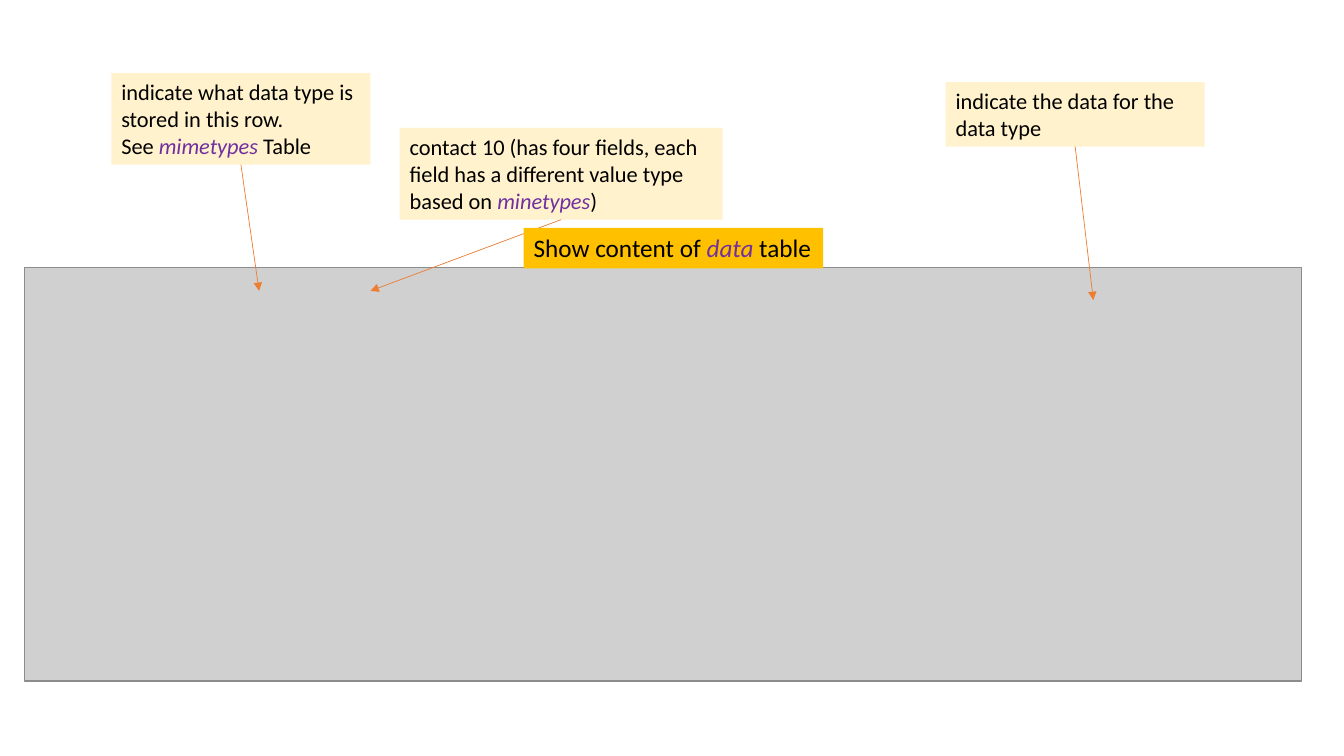
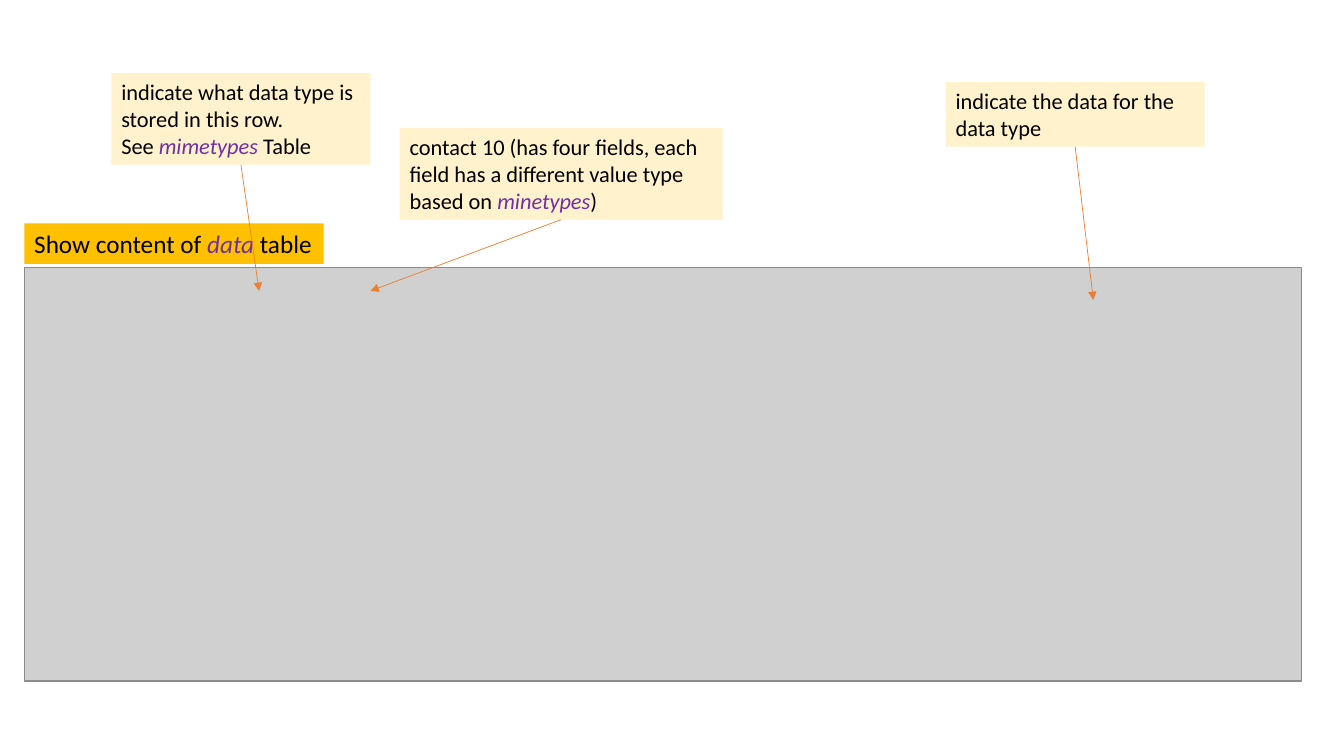
Before and after one commit to frankwxu/digital-forensics-lab, a slide deck: slide 17 of Android10/5_1_2_AOSP_App_Investigations_Contacts.pptx (slide 15 before the commit). Drawn at 1344x756 pixels with LibreOffice and Linux fonts; fonts in the diff are those of the drawing; grey boxes stand for pictures; background and template pictures are left out. Boxes give left, top, right and bottom in pixels: in the first picture for what was removed or moved away, otherwise in the second. Text is boxed around its words. In the diff, an @@ line names an element or a change of style, - is before the commit and + after.

```diff
--- a/Android10/5_1_2_AOSP_App_Investigations_Contacts.pptx
+++ b/Android10/5_1_2_AOSP_App_Investigations_Contacts.pptx
@@ rectangle "Show content of data table": place and size @@
-rectangle "Show content of data table" at box(524, 228, 824, 268)
+rectangle "Show content of data table" at box(24, 224, 324, 264)
```
Also in this commit, not shown: 3 other slides changed, 2 slides added, 1 other file.
